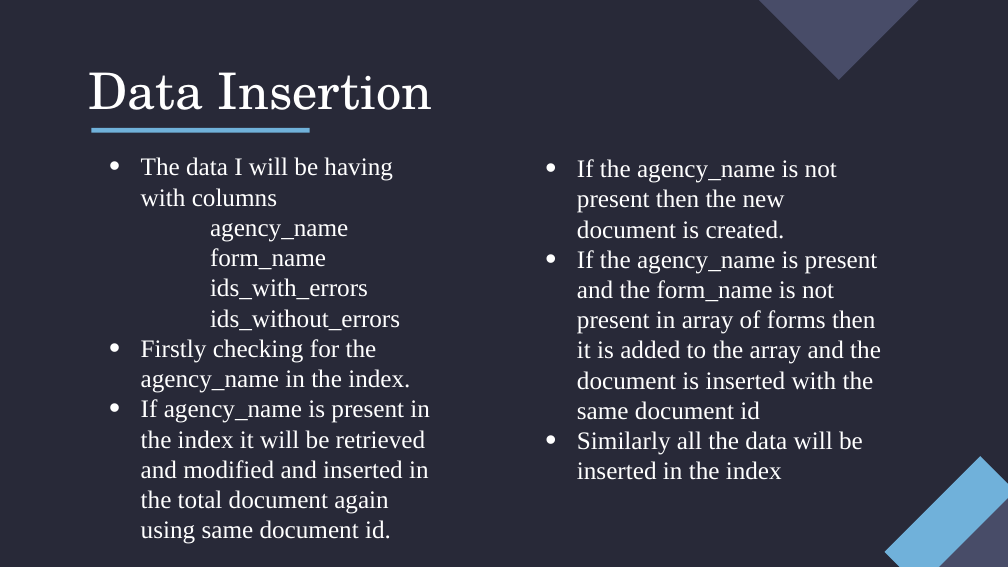
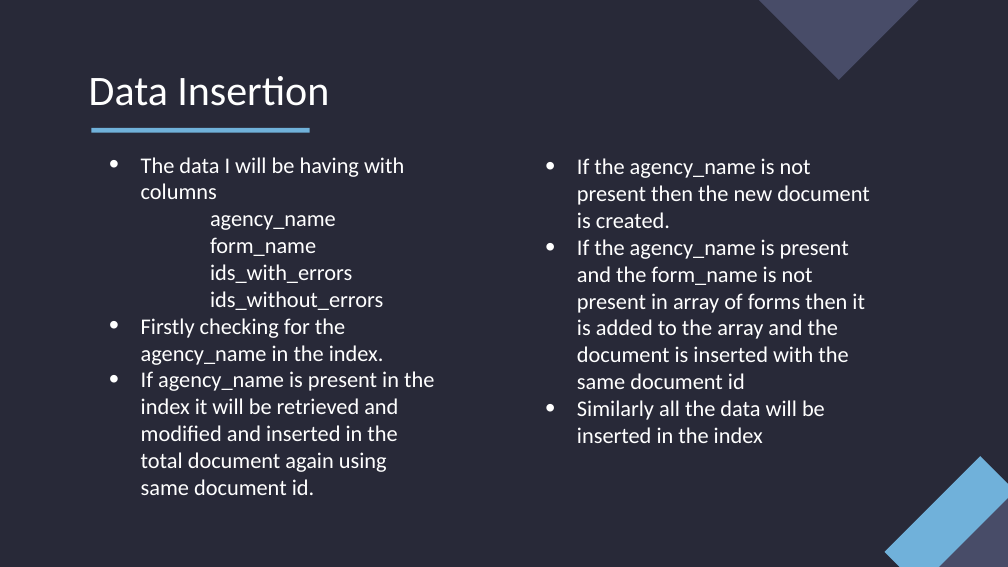
Before and after one commit to mehar-srinivas-chowdari/git-learning, a slide deck: slide 17 of Internship.pptx. Drawn at 1008x567 pixels with LibreOffice and Linux fonts; fonts in the diff are those of the drawing. Boxes give left, top, right and bottom in pixels: in the first picture for what was removed or moved away, otherwise in the second. Text is boxed around its words. In the diff, an @@ line names an element or a change of style, - is before the commit and + after.

```diff
--- a/Internship.pptx
+++ b/Internship.pptx
@@ title "Data Insertion" at [89, 76, 329, 106]: size 36 to 30 pt, font TeX Gyre Schola to Calibri @@
@@ text "The data I will be ..." at [141, 157, 434, 495]: size 18 to 16 pt, font Times New Roman to Calibri @@
@@ text "If the agency_name is not ..." at [577, 158, 870, 443]: size 18 to 16 pt, font Times New Roman to Calibri @@
```
Also in this commit, not shown: 15 other slides changed.
